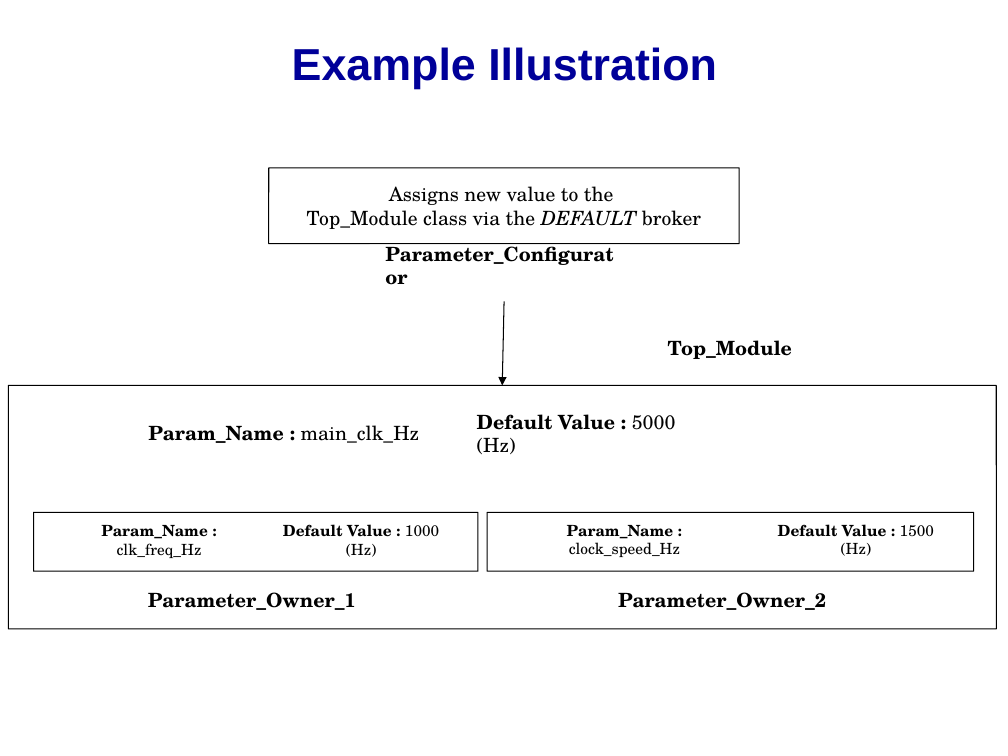
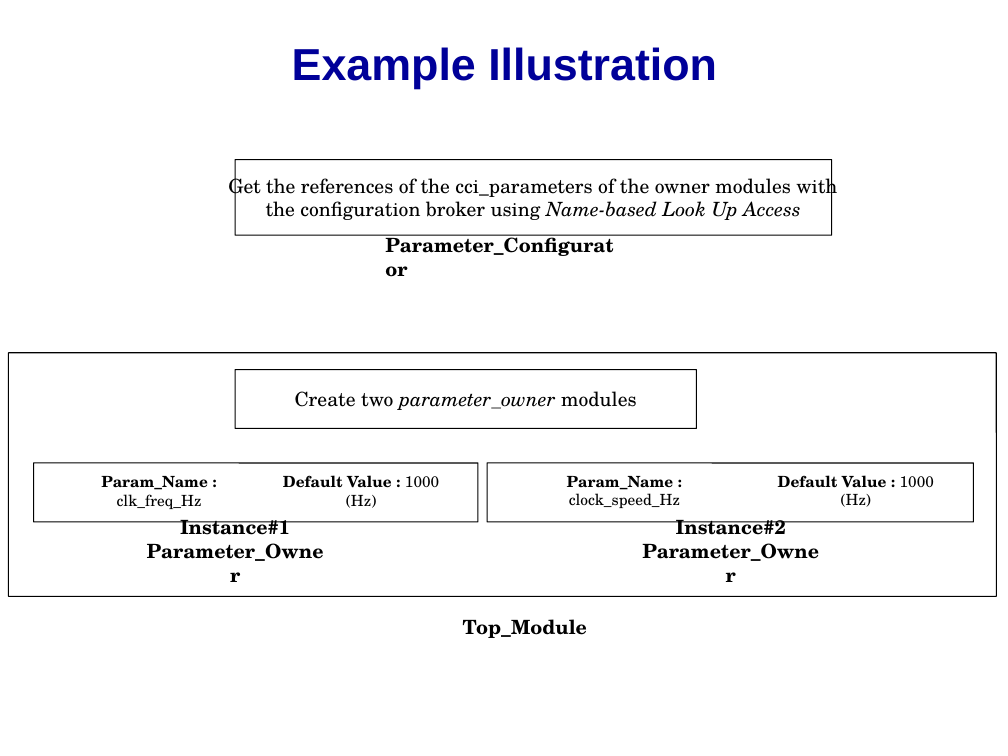
Before and after one commit to accellera-official/cci, a slide deck: slide 3 of examples/ex11_Searching_and_Directly_Associating_Parameters/docs/ex11_Searching_and_Directly_Associating_Parameters.ppt. Drawn at 1008x756 pixels with LibreOffice and Linux fonts; fonts in the diff are those of the drawing; background and template pictures are left out. Boxes give left, top, right and bottom in pixels: in the first picture for what was removed or moved away, otherwise in the second. Text is boxed around its words. In the diff, an @@ line names an element or a change of style, - is before the commit and + after.

```diff
--- a/examples/ex11_Searching_and_Directly_Associating_Parameters/docs/ex11_Searching_and_Directly_Associating_Parameters.ppt
+++ b/examples/ex11_Searching_and_Directly_Associating_Parameters/docs/ex11_Searching_and_Directly_Associating_Parameters.ppt
@@ rounded rectangle added at box(235, 159, 832, 235), fill #FFFFFF, outline #000000 0.74 pt, 14 pt, text #000000 @@
+Get the references of the cci_parameters of the owner modules with
+the configuration broker using Name-based Look Up Access
@@ rounded rectangle removed at box(269, 168, 740, 244) @@
-Assigns new value to the
-Top_Module class via the DEFAULT broker
@@ text "Parameter_Configurator": place and size @@
-text "Parameter_Configurator" at box(385, 243, 613, 265)
+text "Parameter_Configurator" at box(385, 234, 613, 256)
@@ arrow removed from (504, 301) to (502, 385) @@
@@ rounded rectangle: place and size @@
-rounded rectangle at box(8, 385, 996, 629)
+rounded rectangle at box(8, 353, 996, 597)
@@ rounded rectangle added at box(235, 370, 696, 428), fill #FFFFFF, outline #000000 0.74 pt, 14 pt, text #000000 @@
+Create two parameter_owner modules
@@ text removed at box(477, 414, 676, 454) @@
-Default Value : 5000 (Hz)
@@ text removed at box(148, 425, 419, 443) @@
-Param_Name : main_clk_Hz
@@ 3 texts, 2 rounded rectangles: place and size @@
-3 texts, 2 rounded rectangles at box(33, 512, 973, 571)
+3 texts, 2 rounded rectangles at box(33, 463, 973, 521)
@@ text at box(778, 475, 934, 507): text changed @@
-Default Value : 1500 (Hz)
+Default Value : 1000 (Hz)
@@ text at box(147, 520, 324, 561): text changed @@
-Parameter_Owner_1
+Instance#1
+Parameter_Owner
@@ text at box(642, 520, 819, 561): text changed @@
-Parameter_Owner_2
+Instance#2
+Parameter_Owner
@@ text "Top_Module": place and size @@
-text "Top_Module" at box(668, 340, 792, 359)
+text "Top_Module" at box(463, 619, 587, 638)
```
Also in this commit, not shown: 7 other slides changed, 1 slide added, 1 slide removed, 7 other files.
